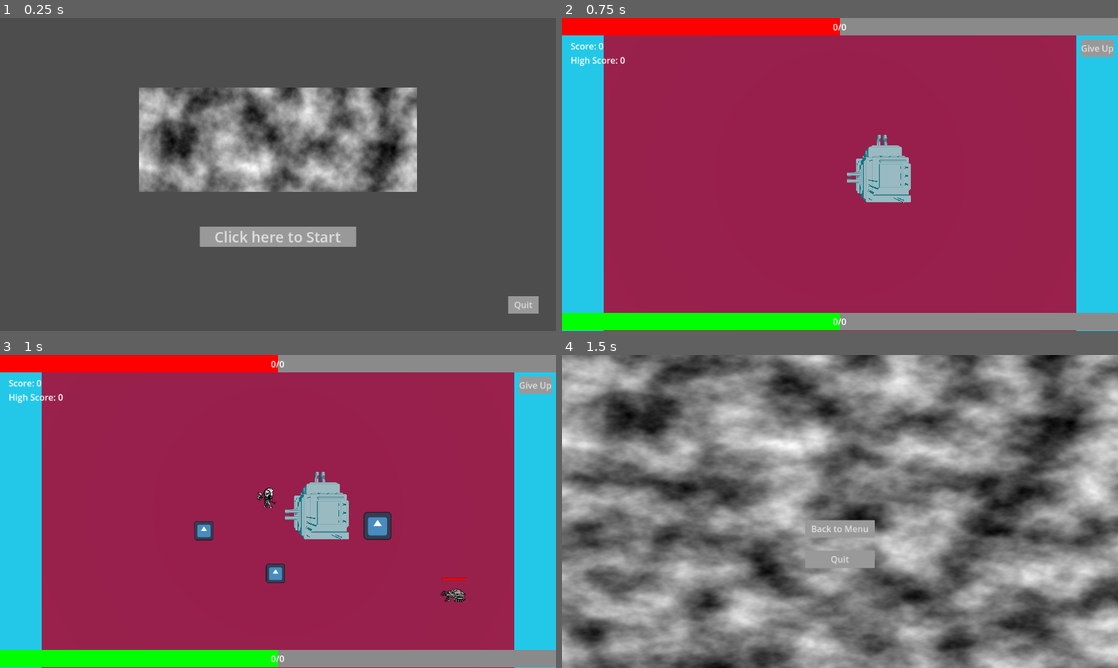
Above: before the commit, frames 1-4 (two rows, left to right).
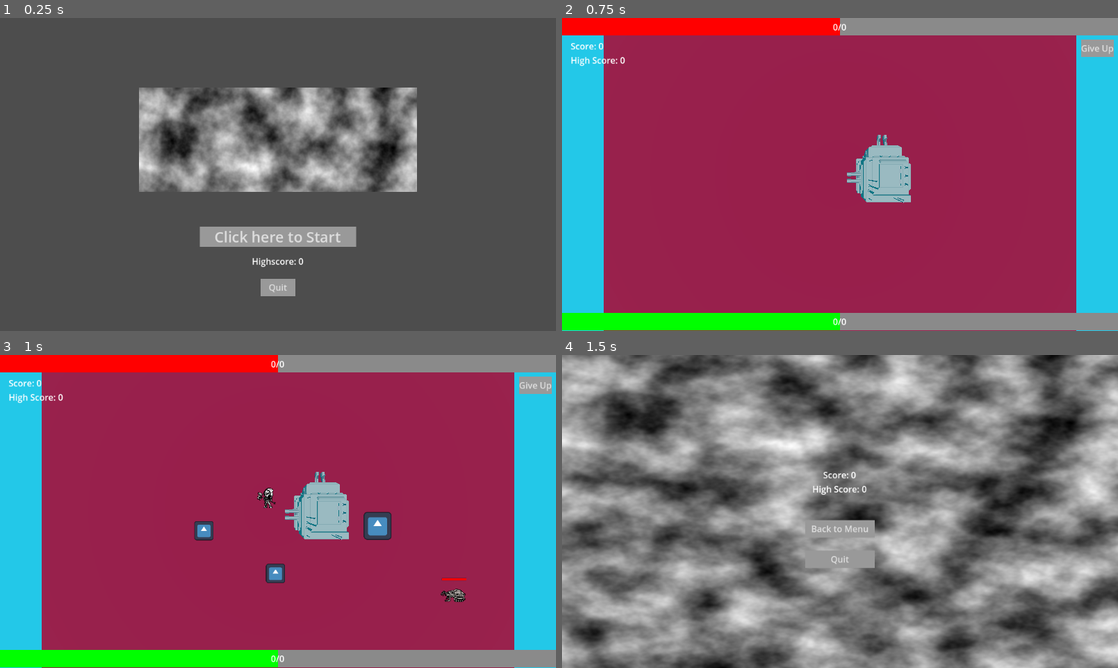
Above: after the commit, the same moments.

Repository: whitehatcat-JE/TowerDefenceGameJam
Game: Godot game, scene res://UI/MenuUI.tscn
Same seed, same stepped clock (60 frames per second), same inputs: the game is played once before the commit and once after it. The engine's default icon, where the game draws it, is replaced by a stand-in: a white triangle on a blue panel in a dark square.
Inputs:
- Up to frame 1 (0.25 s): no input
- Up to frame 2 (0.75 s): click "Click here to Start" at 0.5 s
- Up to frame 3 (1 s): no input
- Up to frame 4 (1.5 s): click "Give Up" at 1.25 s

The runs differ from the first frame. In frame 1, 0.8% of the frame differs, in the area x 45-97%, y 76-95%; in frame 2, nothing differs; in frame 3, nothing differs; in frame 4, 0.2%.

Commit message:
Sprinkled some more Score bits around the menus.

Diff:
--- a/UI/ENDUI.gd
+++ b/UI/ENDUI.gd
@@ -1,15 +1,20 @@
 extends Control
+
+func _ready():
+	set_score_label()
 
 func _on_background_ready():
 	$Background.get_texture().set_width(size.x)
 	$Background.get_texture().set_height(size.y)
 
-
-
 func _on_restart_button_pressed():
 	#Load menu scene
 	get_tree().change_scene_to_file("res://UI/MenuUI.tscn")
 
-
 func _on_quit_button_pressed():
 	get_tree().quit()
+
+func set_score_label():
+	var scoretext= "Score: " + String.num(Stats.get_score()) + "\n"
+	scoretext += "High Score: " + String.num(Stats.get_highscore())
+	$ScoreLabel.set_text(scoretext)
--- a/UI/EndUI.tscn
+++ b/UI/EndUI.tscn
@@ -65,6 +65,17 @@
 theme_override_styles/focus = ExtResource("2_js62w")
 text = "Quit"
 
+[node name="ScoreLabel" type="Label" parent="."]
+layout_mode = 0
+offset_left = 384.0
+offset_top = 208.0
+offset_right = 640.0
+offset_bottom = 260.0
+text = "Your Score:
+Highscore: "
+horizontal_alignment = 1
+vertical_alignment = 1
+
 [connection signal="ready" from="Background" to="." method="_on_background_ready"]
 [connection signal="pressed" from="RestartButton" to="." method="_on_restart_button_pressed"]
 [connection signal="pressed" from="QuitButton" to="." method="_on_quit_button_pressed"]
--- a/UI/GameUI.gd
+++ b/UI/GameUI.gd
@@ -23,10 +23,8 @@
 	update_xp_bar(cX,mX)
 
 func on_score_updated():
-
 	var scoretext= "Score: " + String.num(Stats.get_score()) + "\n"
 	scoretext += "High Score: " + String.num(Stats.get_highscore())
-	print(scoretext)
 	$ScoreLabel.set_text(scoretext)
 
 func _on_rage_quit_button_pressed():
--- a/UI/MenuUI.gd
+++ b/UI/MenuUI.gd
@@ -1,5 +1,7 @@
 extends Control
 
+func _ready():
+	$HighscoreLabel.set_text("Highscore: " + String.num(Stats.get_highscore()))
 
 func _on_start_button_pressed():
 	#Load game scene
--- a/UI/MenuUI.tscn
+++ b/UI/MenuUI.tscn
@@ -63,10 +63,10 @@
 anchor_top = 0.944
 anchor_right = 0.969
 anchor_bottom = 0.944
-offset_left = -56.256
-offset_top = -31.744
-offset_right = -0.256042
-offset_bottom = 0.255981
+offset_left = -512.256
+offset_top = -63.744
+offset_right = -448.256
+offset_bottom = -31.744
 grow_horizontal = 0
 grow_vertical = 0
 theme_override_styles/normal = ExtResource("1_b3mgw")
@@ -77,5 +77,20 @@
 text = "Quit
 "
 
+[node name="HighscoreLabel" type="Label" parent="."]
+layout_mode = 1
+anchors_preset = -1
+anchor_left = 0.359
+anchor_top = 0.75
+anchor_right = 0.641
+anchor_bottom = 0.806
+offset_left = 0.383972
+offset_top = -3.05176e-05
+offset_right = -0.384033
+offset_bottom = -0.256042
+text = "Highscore: 0"
+horizontal_alignment = 1
+vertical_alignment = 1
+
 [connection signal="pressed" from="StartButton" to="." method="_on_start_button_pressed"]
 [connection signal="pressed" from="QuitButton" to="." method="_on_quit_button_pressed"]
